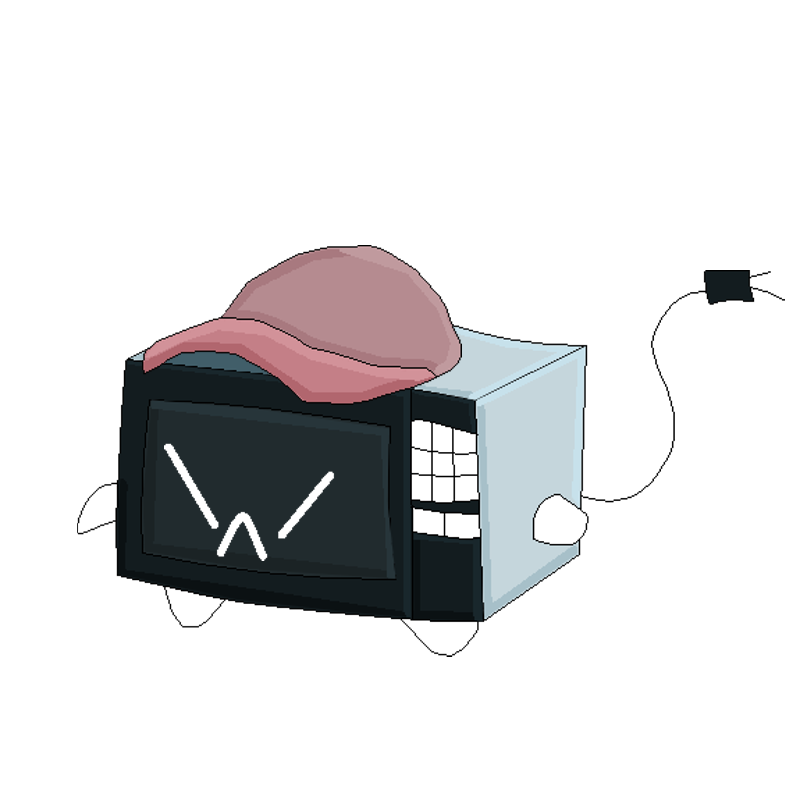
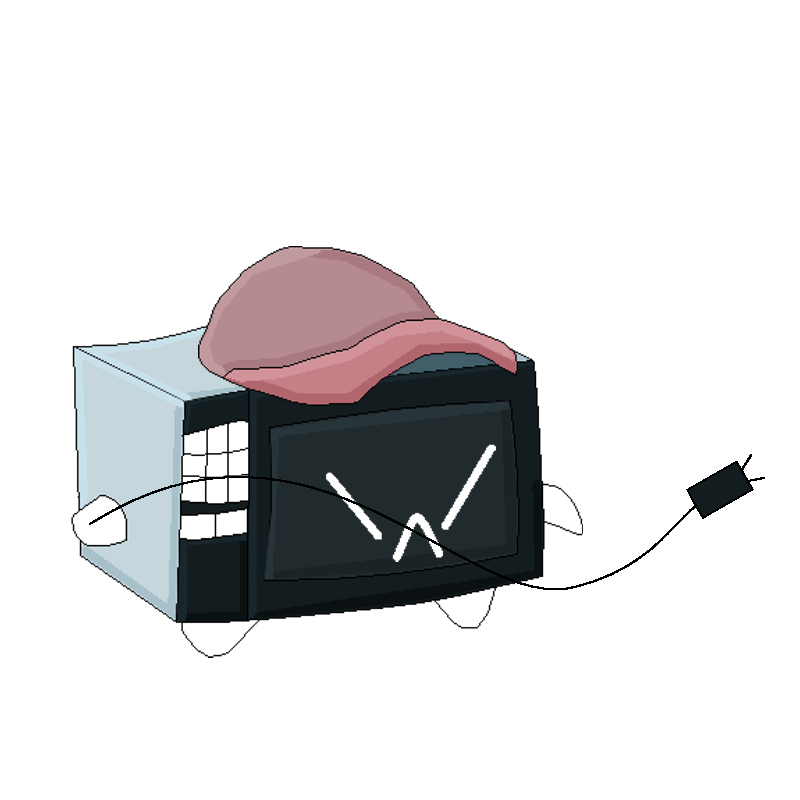
Layers edited between the first and the second w=800, h=800 image:
painted on "Paint Layer 2" over [71, 245, 785, 658]
painted on "Paint Layer 1" over [71, 245, 785, 658]
